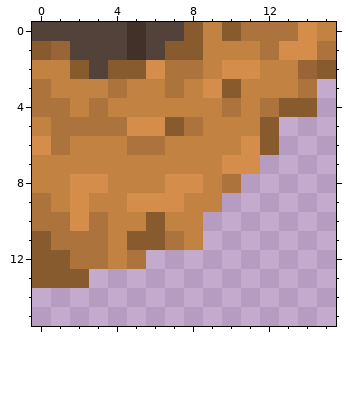
Edited in one commit: pixel-art sprite (defaultresources/global/images/tiles/Berg(U-R).png). Above: the version before the commit.
The file is 16x16 pixels.
The result:
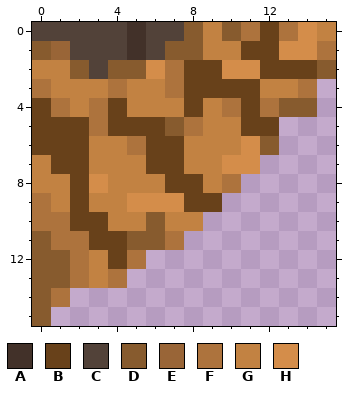
Palette (. is transparent): A #423129  B #68411a  C #524239  D #875b2e  E #996537  F #ad733d  G #c28242  H #d48d4a
The exact change:
Colour D becomes colour B in row 3 at x 10; in row 5 at x 12.
Colour E becomes colour B in row 2 at x 14.
Colour F becomes colour B in rows 0 to 1 at x 12; in row 2 at x 8; in row 4 at x 0; in row 5 at x 1 to 2 and 4; in row 6 at x 1 and 6; in rows 10 to 11 at x 3.
Colour G becomes colour B in row 1 at x 11; in row 2 at x 9 and 12 to 13; in row 3 at x 8 and 11; in row 4 at x 4, 8 and 11; in row 5 at x 0 and 11; in row 6 at x 2 and 7.
Colour G becomes colour B in row 7 at x 1 to 2 and 6 to 7; in row 9 at x 8 to 9; in rows 11 to 12 at x 4.
Colour H becomes colour B in row 3 at x 9; in row 5 at x 5 to 6; in row 6 at x 0; in row 8 at x 2 and 7 to 8; in rows 9 to 10 at x 2.
The author put colour D in rows 14 to 15 at x 0.
The author put colour F in row 13 at x 4; in row 14 at x 1.
Colour D becomes colour F in row 13 at x 2.
The author put colour G in row 13 at x 3.
Colour F becomes colour G in row 12 at x 3.
Colour G is removed in row 11 at x 8.
Where, in picture pixels (left, top, right, bottom), the same in both pictures:
changed: (32, 22, 317, 326)
